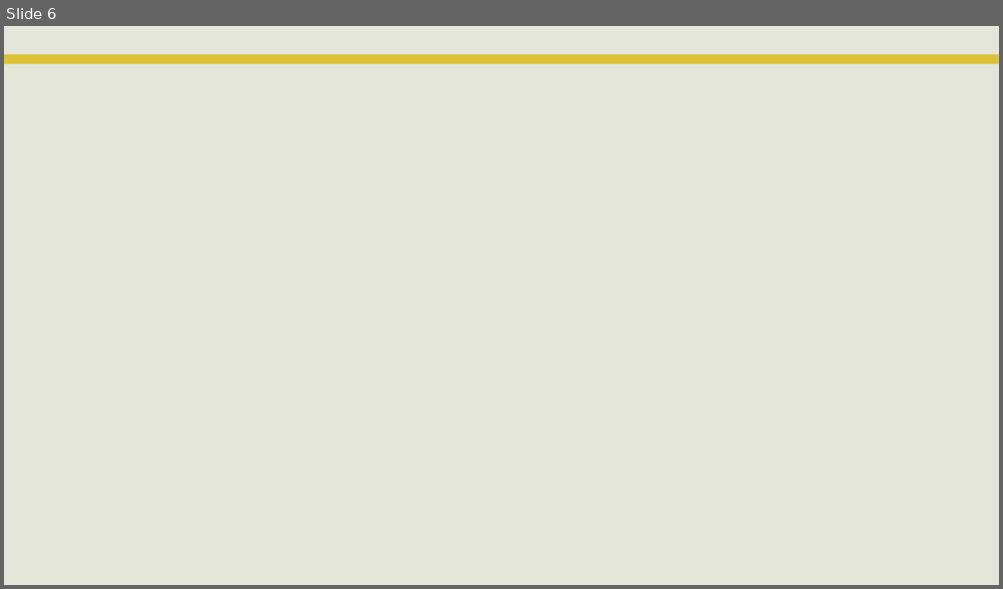
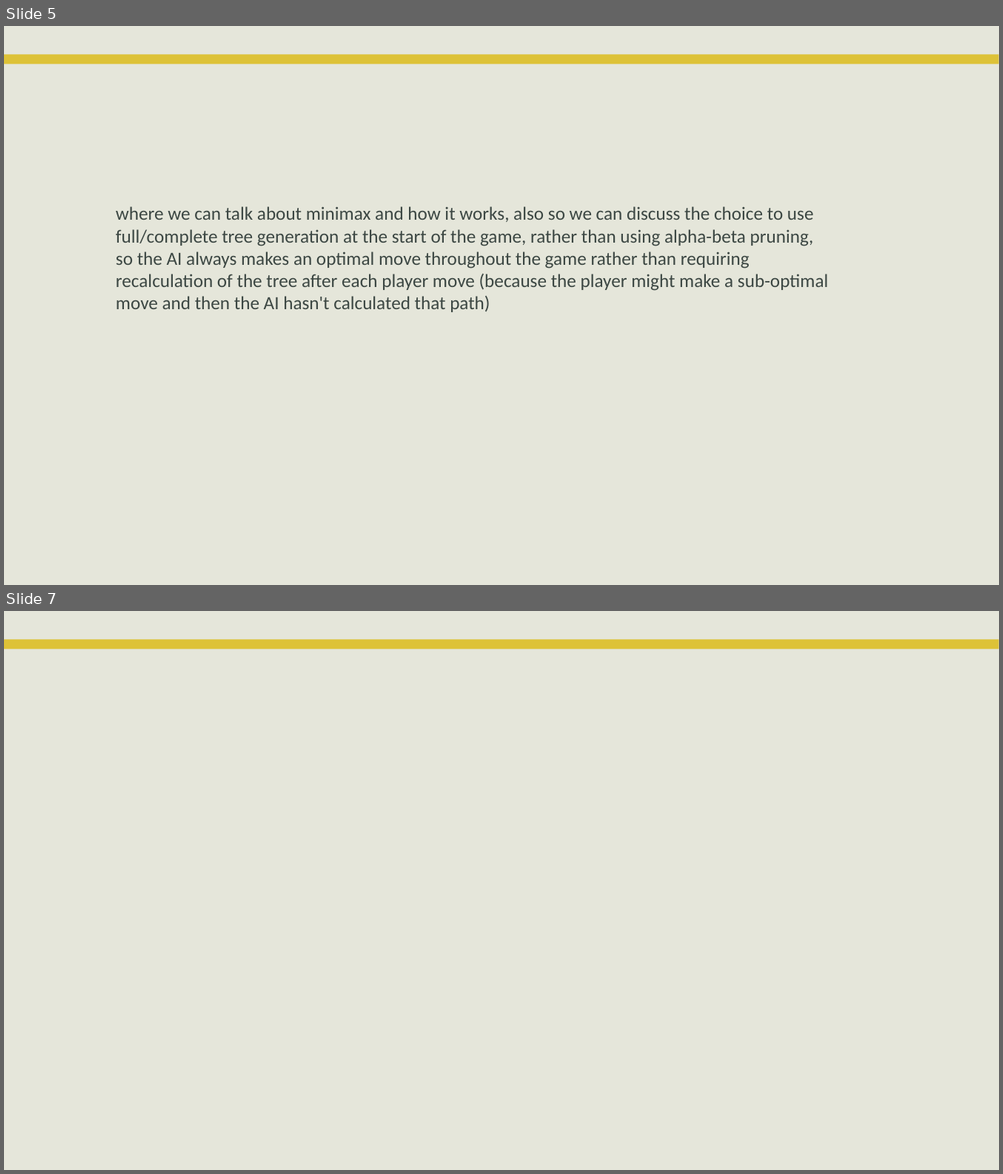
Before and after one commit to PhilipCastiglione/SIT215_PBL3, a slide deck: PST3.pptx. Shown one above the other, each under a label of ours: slide 6 before the commit, slides 5 and 7 after it; the slides between them are not shown. The pictures are 1003x589 and 1003x1174 pixels, drawn with LibreOffice and Linux fonts; fonts in the diff are those of the drawing; background and template pictures are left out. Boxes give left, top, right and bottom in pixels: in the first picture for what was removed or moved away, otherwise in the second. Text is boxed around its words. In the diff, an @@ line names an element or a change of style, - is before the commit and + after.

```diff
--- a/PST3.pptx
+++ b/PST3.pptx
@@ slide 5 added at box(4, 26, 999, 585), background #E5E6DA; not listed: 1 template element that a slide beside it also shows @@
@@ title added at box(108, 64, 894, 175), 30 pt, text #E5E6DA @@
+AI Strategy
@@ text added at box(116, 207, 828, 312), 18 pt, text #3C4743 @@
+where we can talk about minimax and how it works, also so we can discuss the choice to use full/complete tree generation at the start of the game, rather than using alpha-beta pruning, so the AI always makes an optimal move throughout the game rather than requiring recalculation of the tree after each player move (because the player might make a sub-optimal move and then the AI hasn't calculated that path)
@@ what was slide 6 is now slide 7 @@
```
Also in this commit, not shown: 3 slides changed.
